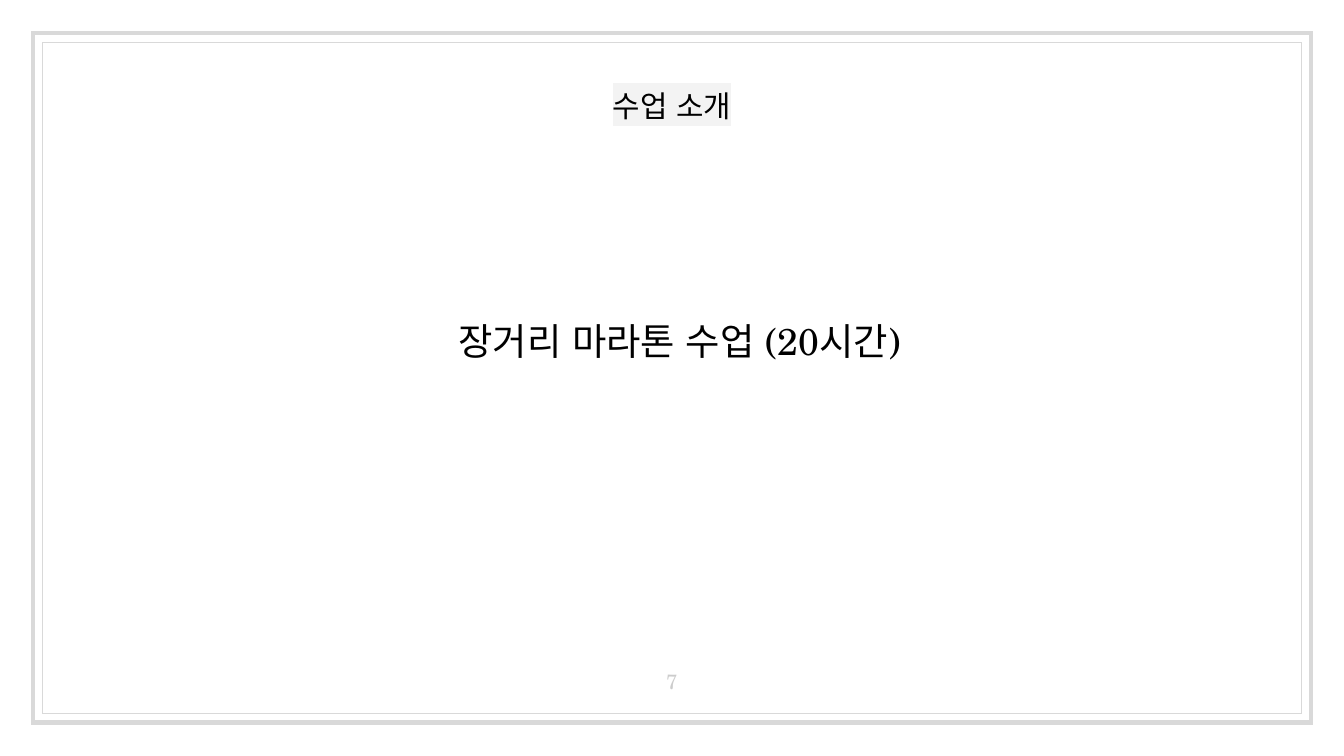
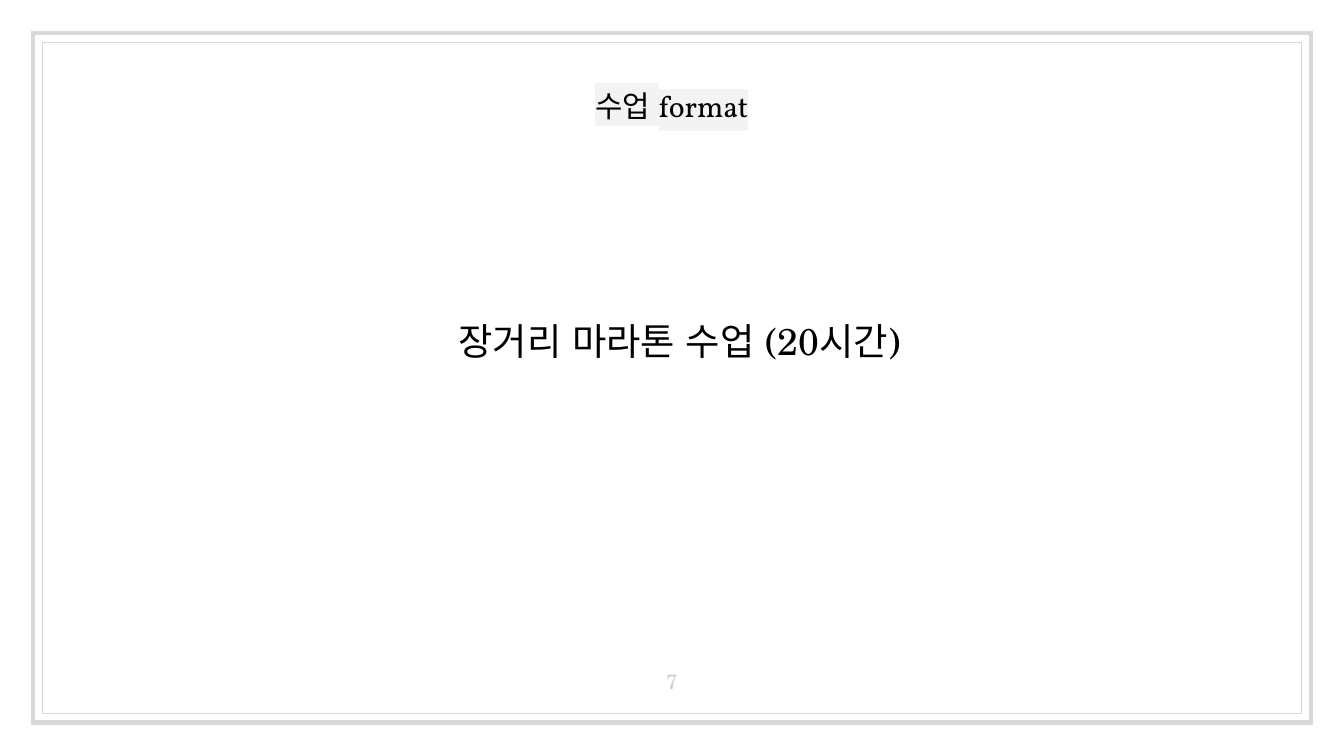
Before and after one commit to kangtegong-lectures/ai-class, a slide deck: slide 7 of 1일차/1026-1-오리엔테이션.pptx. Drawn at 1344x756 pixels with LibreOffice and Linux fonts; fonts in the diff are those of the drawing. Boxes give left, top, right and bottom in pixels: in the first picture for what was removed or moved away, otherwise in the second. Text is boxed around its words. In the diff, an @@ line names an element or a change of style, - is before the commit and + after.

```diff
--- a/1일차/1026-1-오리엔테이션.pptx
+++ b/1일차/1026-1-오리엔테이션.pptx
@@ title at (595,92,749,120): text changed @@
-수업 소개
+수업 format
```
Also in this commit, not shown: 4 other slides changed, 2 slides added, 2 slides removed, 7 other files.
